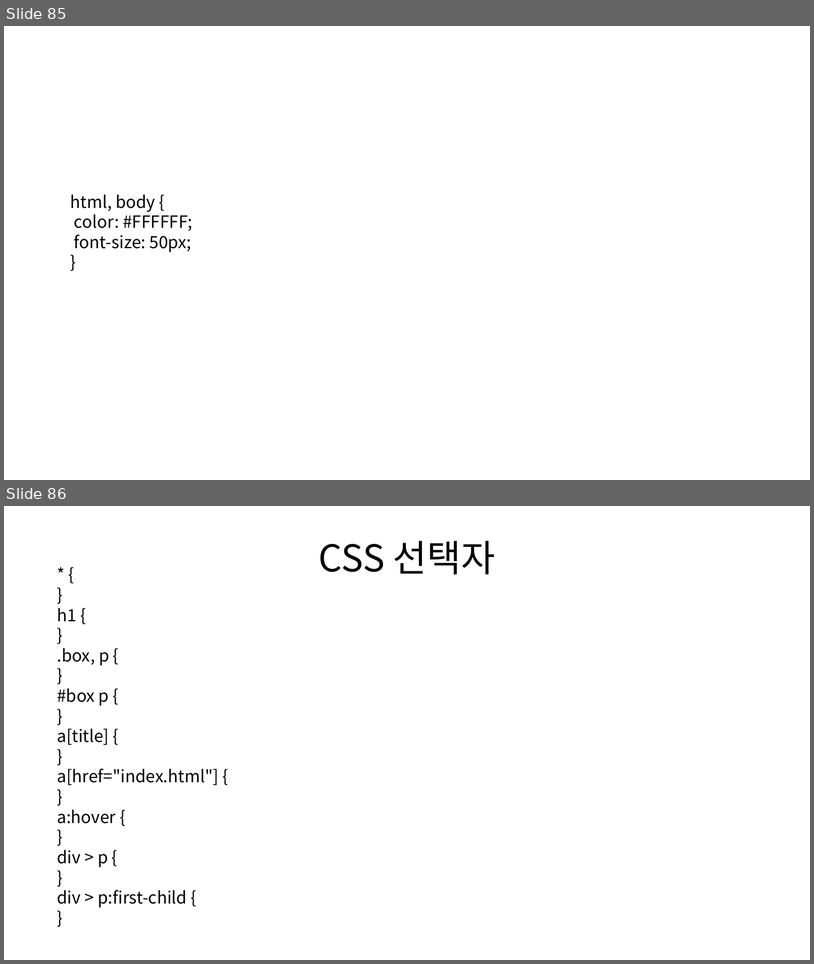
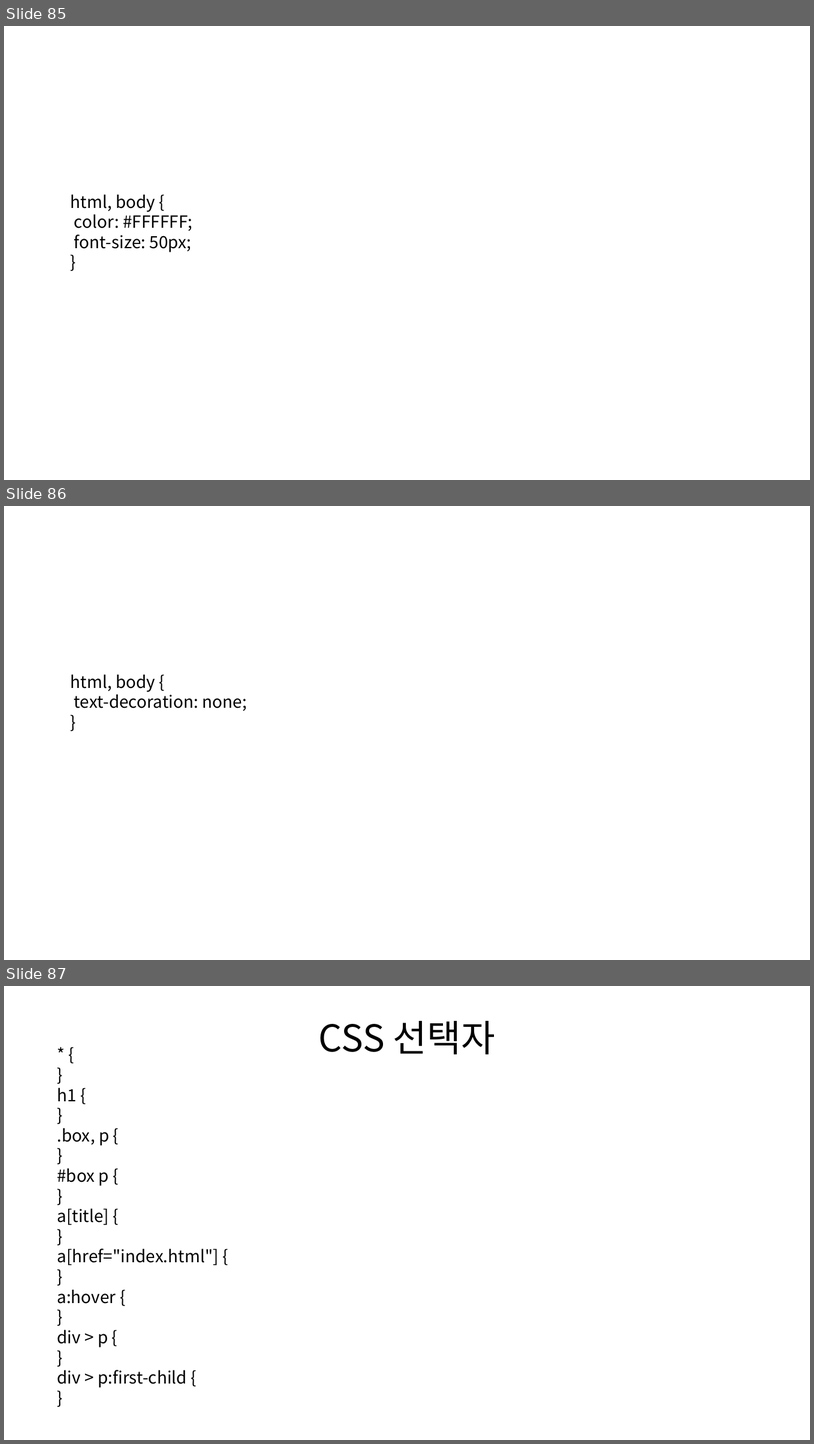
Before and after one commit to MainFe/mainfe.github.io, a slide deck: ppt/web-design.pptx. Shown one above the other, each under a label of ours: slides 85 and 86 before the commit, slides 85, 86 and 87 after it. The pictures are 814x964 and 814x1444 pixels, drawn with LibreOffice and Linux fonts; fonts in the diff are those of the drawing. Boxes give left, top, right and bottom in pixels: in the first picture for what was removed or moved away, otherwise in the second. Text is boxed around its words. In the diff, an @@ line names an element or a change of style, - is before the commit and + after.

```diff
--- a/ppt/web-design.pptx
+++ b/ppt/web-design.pptx
@@ slide 86 added at bbox=[4, 506, 810, 960], background #FFFFFF @@
@@ text added at bbox=[71, 674, 248, 711], 20 pt, text #000000 @@
+html, body {
+text-decoration: none;
+}
@@ what was slide 86 is now slide 87 @@
```
Also in this commit, not shown: 2 other slides added, 1 other file.
